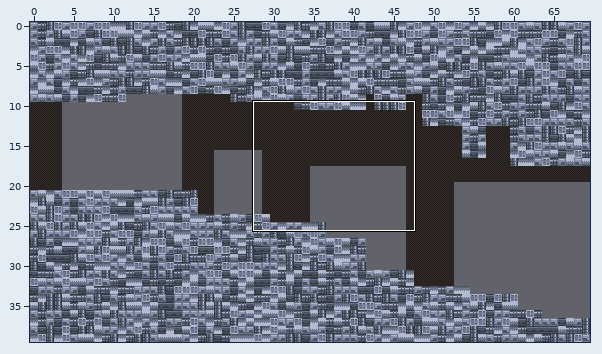
Tiled map (JSON) -- src/maps/hill03.json. Above: a wide view before the commit, with the close-up outlined.
Close-up. Old version:
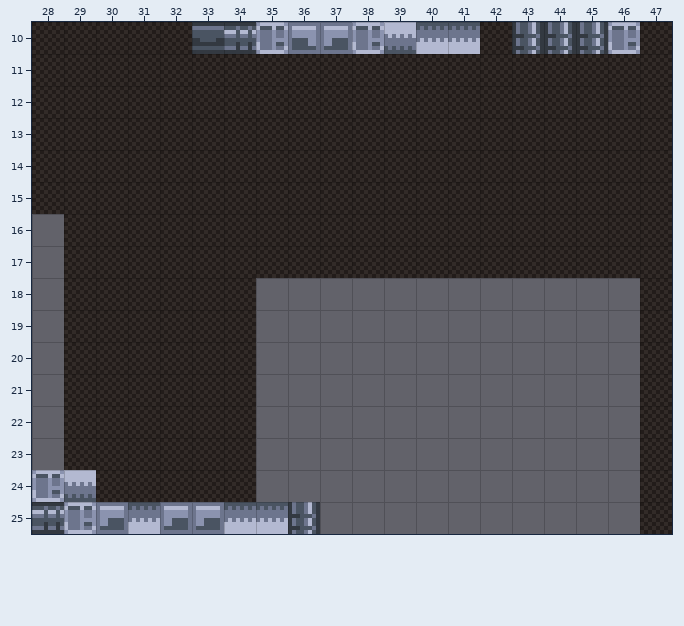
Cells are 8x8 px. Shown: x 28..47, y 10..25. The commit also changed other parts of the map, which this record leaves out.
New version:
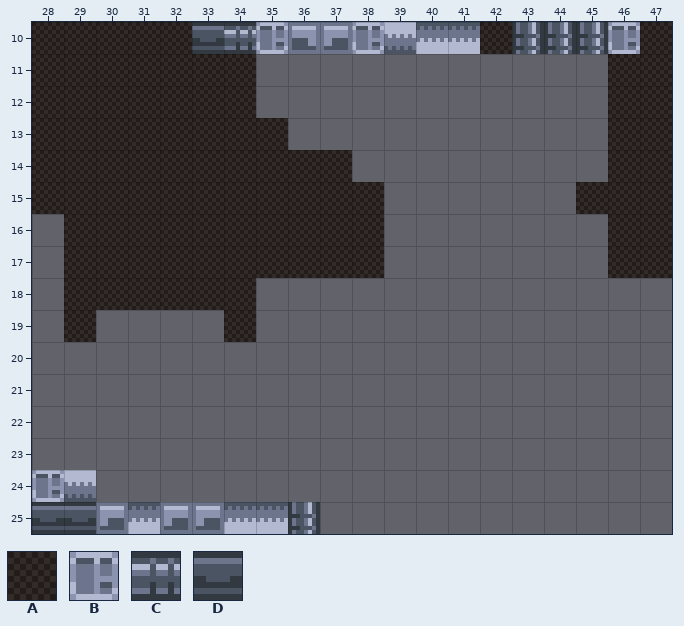
Key: from "tiles": A 0, B 128, C 129, D 133.
_ is an empty cell.
Diff:
Layer "Map":
y 11..12: x 35..45 AAAAAAAAAAA -> ___________
y 13: x 36..45 AAAAAAAAAA -> __________
y 14: x 38..45 AAAAAAAA -> ________
y 15: x 39..44 AAAAAA -> ______
y 16..17: x 39..45 AAAAAAA -> _______
y 18: x 47 A -> _
y 19: x 30..33 AAAA -> ____; x 47 A -> _
y 20..23: x 29..34 AAAAAA -> ______; x 47 A -> _
y 24: x 30..34 AAAAA -> _____; x 47 A -> _
y 25: x 28..29 CB -> DD; x 47 A -> _
